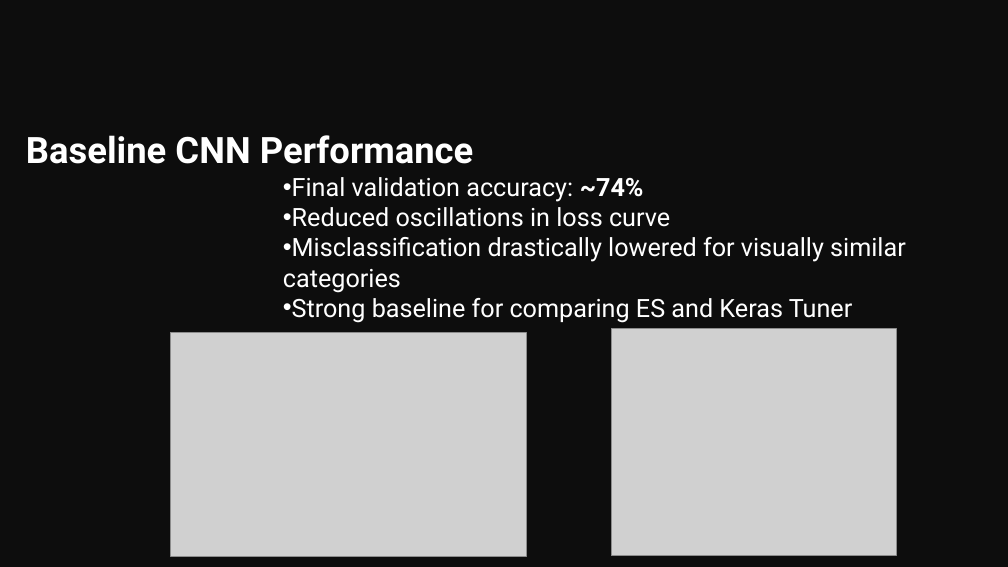
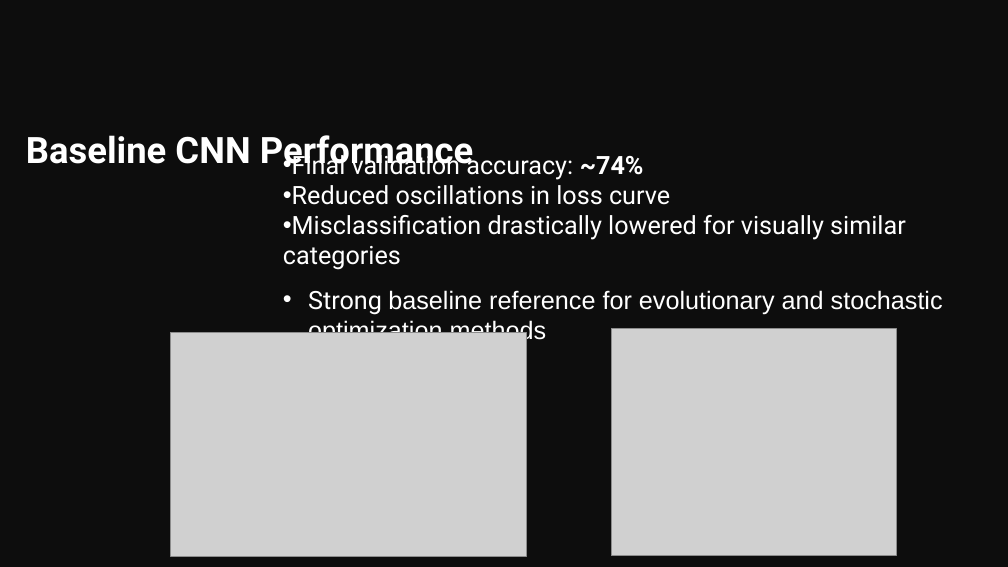
Before and after one commit to HAR5HA-7663/MCS-5993-Evolutionary-Computation-and-Deep-Learning, a slide deck: slide 35 of Term-project_Deep_Food_image_classifier/Deep Food Image Classifier [mid-update].pptx. Drawn at 1008x567 pixels with LibreOffice and Linux fonts; fonts in the diff are those of the drawing; grey boxes stand for pictures. Boxes give left, top, right and bottom in pixels: in the first picture for what was removed or moved away, otherwise in the second. Text is boxed around its words. In the diff, an @@ line names an element or a change of style, - is before the commit and + after.

```diff
--- a/Term-project_Deep_Food_image_classifier/Deep Food Image Classifier [mid-update].pptx
+++ b/Term-project_Deep_Food_image_classifier/Deep Food Image Classifier [mid-update].pptx
@@ subtitle "Final validation accuracy: ~74%": place and size @@
-subtitle "Final validation accuracy: ~74%" at [283, 177, 906, 323]
+subtitle "Final validation accuracy: ~74%" at [283, 151, 943, 345]
@@ subtitle at [308, 290, 943, 345]: text changed; font Roboto to Arial @@
-• Strong baseline for comparing ES and Keras Tuner
+• Strong baseline reference for evolutionary and stochastic optimization methods
```
Also in this commit, not shown: 4 other slides changed, 15 slides added, 4 slides removed.
